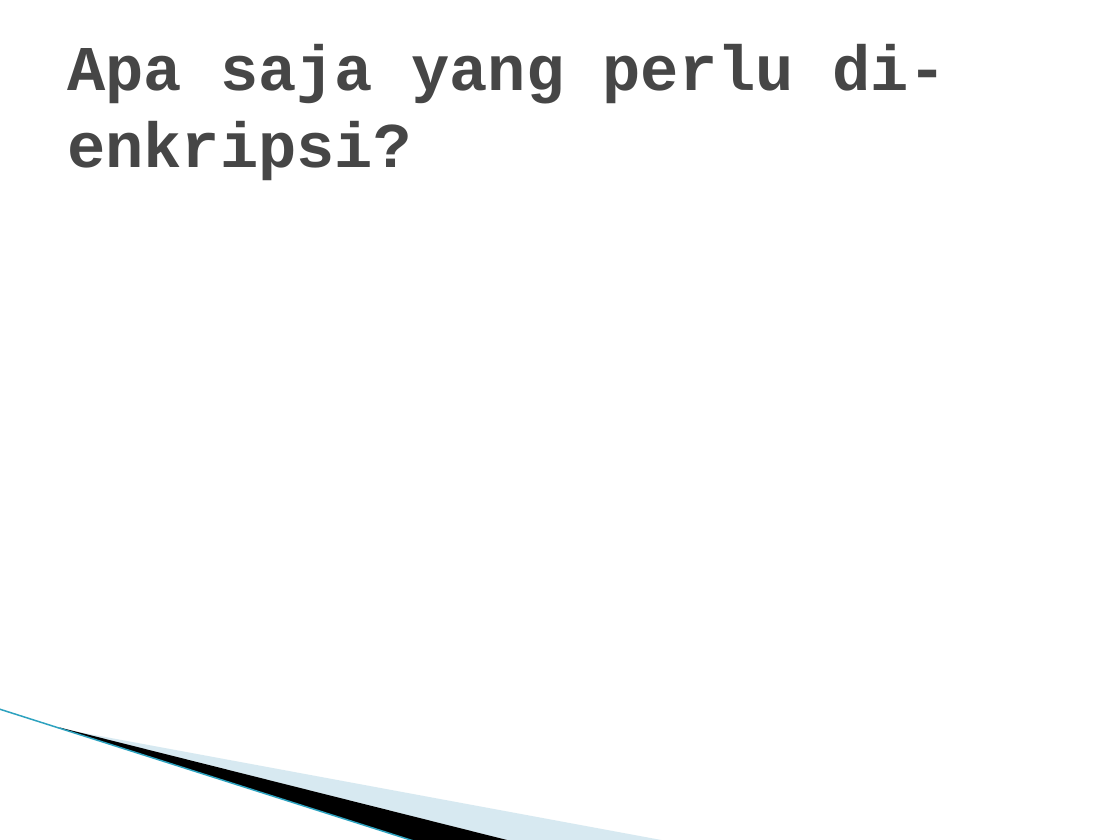
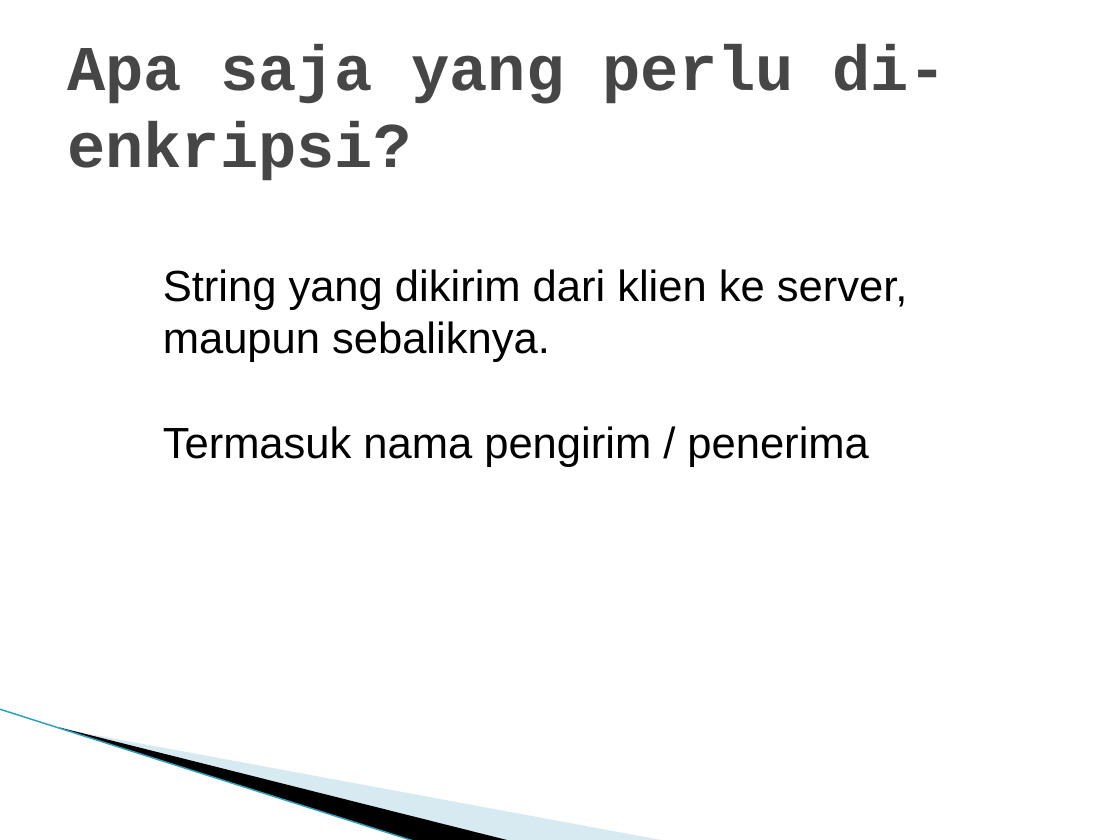
Before and after one commit to briliantnugraha/Project-KIJ-D, a slide deck: slide 3 of Chatting.ppt. Drawn at 1120x840 pixels with LibreOffice and Linux fonts; fonts in the diff are those of the drawing; background and template pictures are left out. Boxes give left, top, right and bottom in pixels: in the first picture for what was removed or moved away, otherwise in the second. Text is boxed around its words. In the diff, an @@ line names an element or a change of style, - is before the commit and + after.

```diff
--- a/Chatting.ppt
+++ b/Chatting.ppt
@@ text added at (163,269,908,467), 28 pt, text #000000 @@
+String yang dikirim dari klien ke server, maupun sebaliknya.
+Termasuk nama pengirim / penerima
```
Also in this commit, not shown: 2 other slides changed, 1 other file.
